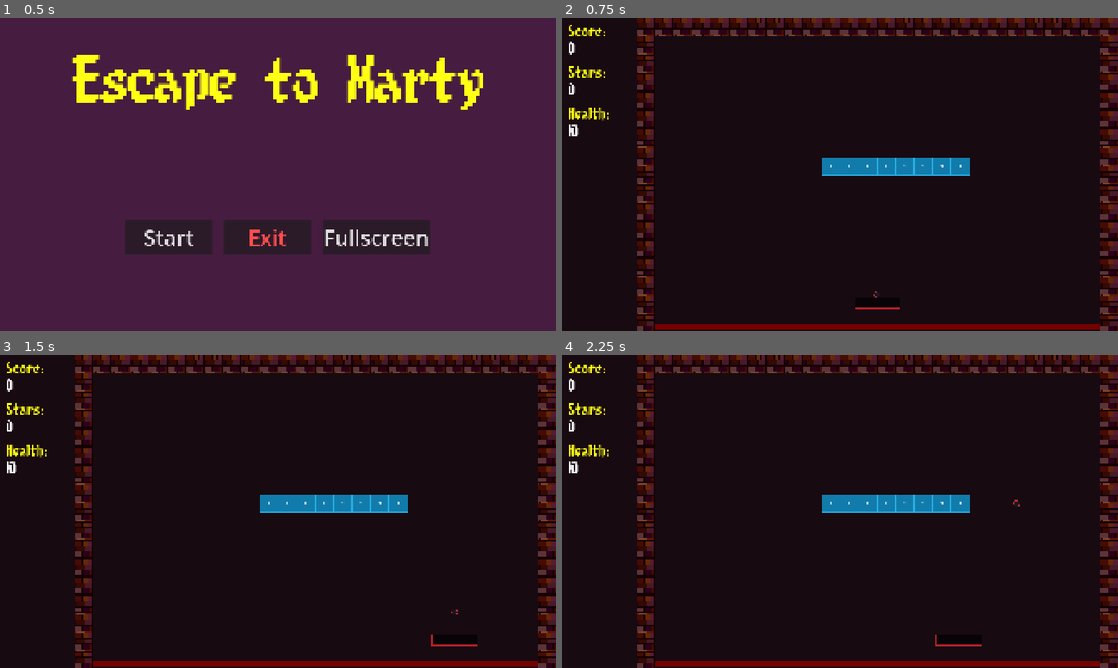
Above: before the commit, frames 1-4 (two rows, left to right).
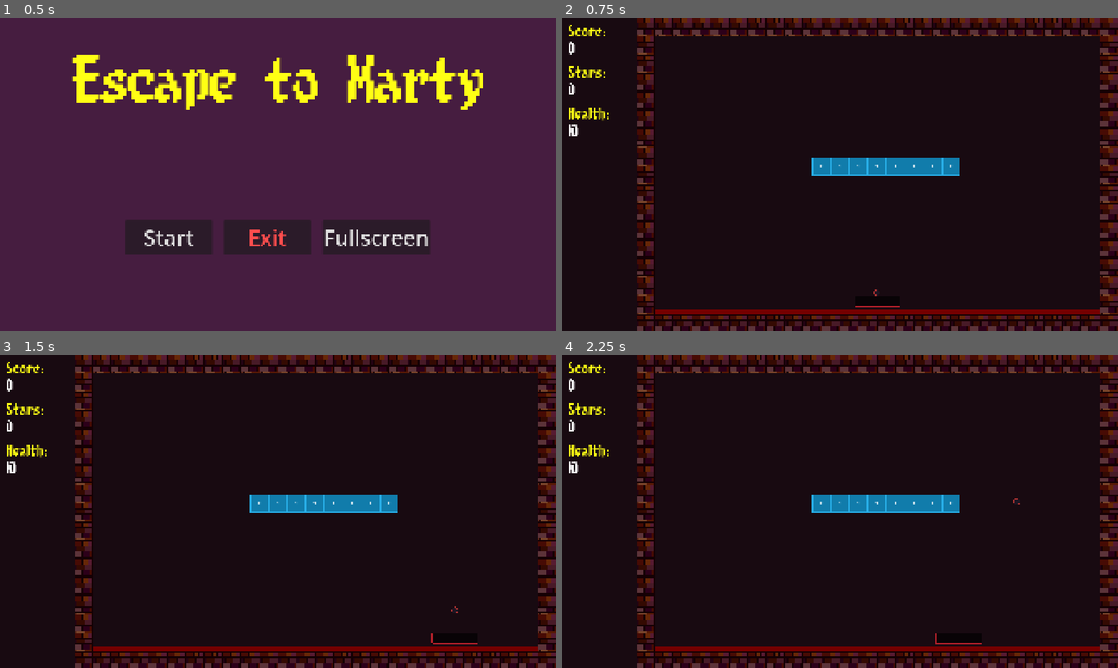
Above: after the commit, the same moments.

Repository: lostpoet999/escape_to_marty
Game: Godot game, scene res://scenes_and_scripts/ui_main_menu/main_menu.tscn
The game is run twice, just before and just after one commit, with the same random seed, the same clock (stepped at 60 frames per second) and the same inputs.
Inputs (mouse positions are in pixels of both pictures, inside the frame that each line leads up to):
- Up to frame 1 (0.5 s): no input
- Up to frame 2 (0.75 s): click "Start" at 0.5 s
- Up to frame 3 (1.5 s): tap Enter at 1.25 s; move the mouse to (305, 511) at 1.27 s; click (305, 511) at 1.35 s
- Up to frame 4 (2.25 s): tap Space at 2 s; move the mouse to (812, 511) at 2.02 s; tap Tab (click_mode_toggle) at 2.1 s

Frame 1 is identical in both runs. In frame 2, 4.6% of the frame differs, in the area x 16-97%, y 44-100%; in frame 3, 4.6%; in frame 4, 4.6%.

Commit message:
chore: disabled click_mode unless ball is launched

Diff:
--- a/data/floors/floor_1.json
+++ b/data/floors/floor_1.json
@@ -1,7 +1,7 @@
 {
   "floor_id": 1,
   "floor_name": "Denial",
-  "description": "Floor 1 - NYC memories, warm blues",
+  "description": "Floor 1 - The Lighthouse, Murky/Cloudy Blues",
 
   "rooms": {
 	"1,3": {
--- a/scenes_and_scripts/ball/ball.gd
+++ b/scenes_and_scripts/ball/ball.gd
@@ -40,6 +40,7 @@
 	var offset: float = ball_half_height + get_paddle_half_height() + 1.0
 	position = paddle.global_position + Vector2(0, -offset)
 	on_paddle = true
+	GameManager.change_state(GameManager.GameState.BALL_ON_PADDLE)
 
 func instantiate_all_effects() -> void:
 	for powerup_ref: BallPowerUp in powerup_array:
@@ -67,6 +68,7 @@
 
 func launch_ball() -> void:
 	on_paddle = false
+	GameManager.change_state(GameManager.GameState.PLAYING)
 	set_process(true)
 	velocity = Vector2(float(paddle.current_speed), -initial_speed)
 	velocity = velocity.normalized() * initial_speed
--- a/scenes_and_scripts/levels/level_01.tscn
+++ b/scenes_and_scripts/levels/level_01.tscn
@@ -54,35 +54,35 @@
 metadata/_edit_lock_ = true
 
 [node name="BlueBrick" parent="PlayArea/Bricks" unique_id=887021685 instance=ExtResource("6_7jbmx")]
-position = Vector2(992, 640)
+position = Vector2(960, 640)
 
 [node name="BlueBrick2" parent="PlayArea/Bricks" unique_id=1467209203 instance=ExtResource("6_7jbmx")]
-position = Vector2(1056, 640)
+position = Vector2(1024, 640)
 
 [node name="BlueBrick3" parent="PlayArea/Bricks" unique_id=277885668 instance=ExtResource("6_7jbmx")]
-position = Vector2(1120, 640)
+position = Vector2(1088, 640)
 
 [node name="BlueBrick4" parent="PlayArea/Bricks" unique_id=771235592 instance=ExtResource("6_7jbmx")]
-position = Vector2(1184, 640)
+position = Vector2(1152, 640)
 
 [node name="BlueBrick5" parent="PlayArea/Bricks" unique_id=223027946 instance=ExtResource("6_7jbmx")]
-position = Vector2(1248, 640)
+position = Vector2(1216, 640)
 
 [node name="BlueBrick6" parent="PlayArea/Bricks" unique_id=602918457 instance=ExtResource("6_7jbmx")]
-position = Vector2(1312, 640)
+position = Vector2(1280, 640)
 
 [node name="BlueBrick7" parent="PlayArea/Bricks" unique_id=1915143542 instance=ExtResource("6_7jbmx")]
-position = Vector2(1376, 640)
+position = Vector2(1344, 640)
 
 [node name="BlueBrick8" parent="PlayArea/Bricks" unique_id=1074371901 instance=ExtResource("6_7jbmx")]
-position = Vector2(1440, 640)
+position = Vector2(1408, 640)
 
 [node name="Walls" type="Node2D" parent="PlayArea" unique_id=76639453]
 position = Vector2(-249, 32)
 metadata/_edit_lock_ = true
 
 [node name="DeathWall" parent="PlayArea/Walls" unique_id=518440941 instance=ExtResource("9_8c2x0")]
-position = Vector2(256, 1024)
+position = Vector2(256, 971)
 scale = Vector2(0.978, 0.195)
 
 [node name="Border_Wall" parent="PlayArea/Walls" unique_id=618575957 instance=ExtResource("5_bmcj7")]
@@ -255,6 +255,102 @@
 
 [node name="Border_Wall58" parent="PlayArea/Walls" unique_id=851165301 instance=ExtResource("5_bmcj7")]
 position = Vector2(256, 1024)
+
+[node name="Border_Wall59" parent="PlayArea/Walls" unique_id=1671752515 instance=ExtResource("5_bmcj7")]
+position = Vector2(320, 1024)
+metadata/_edit_group_ = true
+
+[node name="Border_Wall60" parent="PlayArea/Walls" unique_id=1787683377 instance=ExtResource("5_bmcj7")]
+position = Vector2(384, 1024)
+metadata/_edit_group_ = true
+
+[node name="Border_Wall61" parent="PlayArea/Walls" unique_id=1036837634 instance=ExtResource("5_bmcj7")]
+position = Vector2(448, 1024)
+metadata/_edit_group_ = true
+
+[node name="Border_Wall62" parent="PlayArea/Walls" unique_id=182499593 instance=ExtResource("5_bmcj7")]
+position = Vector2(512, 1024)
+metadata/_edit_group_ = true
+
+[node name="Border_Wall63" parent="PlayArea/Walls" unique_id=1281815036 instance=ExtResource("5_bmcj7")]
+position = Vector2(576, 1024)
+metadata/_edit_group_ = true
+
+[node name="Border_Wall64" parent="PlayArea/Walls" unique_id=380184980 instance=ExtResource("5_bmcj7")]
+position = Vector2(640, 1024)
+metadata/_edit_group_ = true
+
+[node name="Border_Wall65" parent="PlayArea/Walls" unique_id=153235910 instance=ExtResource("5_bmcj7")]
+position = Vector2(704, 1024)
+metadata/_edit_group_ = true
+
+[node name="Border_Wall66" parent="PlayArea/Walls" unique_id=1280189616 instance=ExtResource("5_bmcj7")]
+position = Vector2(768, 1024)
+metadata/_edit_group_ = true
+
+[node name="Border_Wall67" parent="PlayArea/Walls" unique_id=326013391 instance=ExtResource("5_bmcj7")]
+position = Vector2(832, 1024)
+metadata/_edit_group_ = true
+
+[node name="Border_Wall68" parent="PlayArea/Walls" unique_id=797518223 instance=ExtResource("5_bmcj7")]
+position = Vector2(896, 1024)
+metadata/_edit_group_ = true
+
+[node name="Border_Wall69" parent="PlayArea/Walls" unique_id=507763966 instance=ExtResource("5_bmcj7")]
+position = Vector2(960, 1024)
+metadata/_edit_group_ = true
+
+[node name="Border_Wall70" parent="PlayArea/Walls" unique_id=862521668 instance=ExtResource("5_bmcj7")]
+position = Vector2(1024, 1024)
+metadata/_edit_group_ = true
+
+[node name="Border_Wall71" parent="PlayArea/Walls" unique_id=326725167 instance=ExtResource("5_bmcj7")]
+position = Vector2(1088, 1024)
+metadata/_edit_group_ = true
+
+[node name="Border_Wall72" parent="PlayArea/Walls" unique_id=867235336 instance=ExtResource("5_bmcj7")]
+position = Vector2(1152, 1024)
+metadata/_edit_group_ = true
+
+[node name="Border_Wall73" parent="PlayArea/Walls" unique_id=862831792 instance=ExtResource("5_bmcj7")]
+position = Vector2(1216, 1024)
+metadata/_edit_group_ = true
+
+[node name="Border_Wall74" parent="PlayArea/Walls" unique_id=897308441 instance=ExtResource("5_bmcj7")]
+position = Vector2(1280, 1024)
+metadata/_edit_group_ = true
+
+[node name="Border_Wall75" parent="PlayArea/Walls" unique_id=1095321458 instance=ExtResource("5_bmcj7")]
+position = Vector2(1344, 1024)
+metadata/_edit_group_ = true
+
+[node name="Border_Wall76" parent="PlayArea/Walls" unique_id=933782522 instance=ExtResource("5_bmcj7")]
+position = Vector2(1408, 1024)
+metadata/_edit_group_ = true
+
+[node name="Border_Wall77" parent="PlayArea/Walls" unique_id=946539763 instance=ExtResource("5_bmcj7")]
+position = Vector2(1472, 1024)
+metadata/_edit_group_ = true
+
+[node name="Border_Wall78" parent="PlayArea/Walls" unique_id=157458280 instance=ExtResource("5_bmcj7")]
+position = Vector2(1536, 1024)
+metadata/_edit_group_ = true
+
+[node name="Border_Wall79" parent="PlayArea/Walls" unique_id=624181785 instance=ExtResource("5_bmcj7")]
+position = Vector2(1600, 1024)
+metadata/_edit_group_ = true
+
+[node name="Border_Wall80" parent="PlayArea/Walls" unique_id=372020448 instance=ExtResource("5_bmcj7")]
+position = Vector2(1664, 1024)
+metadata/_edit_group_ = true
+
+[node name="Border_Wall81" parent="PlayArea/Walls" unique_id=1055998270 instance=ExtResource("5_bmcj7")]
+position = Vector2(1728, 1024)
+metadata/_edit_group_ = true
+
+[node name="Border_Wall82" parent="PlayArea/Walls" unique_id=408799617 instance=ExtResource("5_bmcj7")]
+position = Vector2(1792, 1024)
+metadata/_edit_group_ = true
 
 [node name="Border_Wall57" parent="PlayArea/Walls" unique_id=285859164 instance=ExtResource("5_bmcj7")]
 position = Vector2(256, 832)
@@ -283,8 +379,8 @@
 anchor_bottom = 0.5
 
 [node name="Paddle" parent="." unique_id=146319671 instance=ExtResource("1_sd3qt")]
-position = Vector2(1088, 984)
+position = Vector2(1088, 978)
 scale = Vector2(1.3, 1)
 
 [node name="Ball" parent="." unique_id=776217501 instance=ExtResource("2_jgvlq")]
-position = Vector2(1088, 955)
+position = Vector2(1088, 949)
--- a/scenes_and_scripts/player_paddle/paddle.tscn
+++ b/scenes_and_scripts/player_paddle/paddle.tscn
@@ -6,16 +6,15 @@
 [sub_resource type="RectangleShape2D" id="RectangleShape2D_8fbbk"]
 size = Vector2(36.0002, 121.99986)
 
-[node name="Paddle" type="CharacterBody2D" groups=["paddle"]]
+[node name="Paddle" type="CharacterBody2D" unique_id=1681485936 groups=["paddle"]]
 collision_mask = 3
 script = ExtResource("1_ews1h")
 
-[node name="Sprite2D" type="Sprite2D" parent="."]
+[node name="Sprite2D" type="Sprite2D" parent="." unique_id=486052735]
 position = Vector2(0.215551, 0.5)
 scale = Vector2(0.431095, 0.393617)
 texture = ExtResource("2_qicss")
 
-[node name="CollisionShape2D" type="CollisionShape2D" parent="."]
-position = Vector2(-1.5258789e-05, 0.9985233)
+[node name="CollisionShape2D" type="CollisionShape2D" parent="." unique_id=305792111]
 rotation = 1.57085
 shape = SubResource("RectangleShape2D_8fbbk")
--- a/scenes_and_scripts/singletons/game_manager.gd
+++ b/scenes_and_scripts/singletons/game_manager.gd
@@ -4,7 +4,7 @@
 const MAIN_MENU = preload("uid://djuj72c4lcukn")
 const LEVEL_01 = preload("uid://bea1h3570swpu")
 
-enum GameState {MAIN_MENU, PLAYING, PAUSED, GAME_OVER, CLICK_MODE}
+enum GameState {MAIN_MENU, BALL_ON_PADDLE, PLAYING, PAUSED, GAME_OVER, CLICK_MODE}
 var current_state: GameState = GameState.MAIN_MENU
 
 #const node group constants
@@ -34,11 +34,13 @@
 	if current_state == to_state: return false
 	match from_state:
 		GameState.MAIN_MENU:
-			return to_state in [GameState.PLAYING]
+			return to_state in [GameState.BALL_ON_PADDLE]
+		GameState.BALL_ON_PADDLE:
+			return to_state in [GameState.PLAYING, GameState.PAUSED]
 		GameState.PLAYING:
 			return to_state in [GameState.PAUSED, GameState.GAME_OVER, GameState.MAIN_MENU, GameState.CLICK_MODE]
 		GameState.PAUSED:
-			return to_state in [GameState.PLAYING]
+			return to_state in [GameState.PLAYING, GameState.BALL_ON_PADDLE]
 		GameState.GAME_OVER:
 			return to_state in [GameState.MAIN_MENU, GameState.PLAYING]
 		GameState.CLICK_MODE:
@@ -51,6 +53,8 @@
 		GameState.MAIN_MENU:
 			Input.set_mouse_mode(Input.MOUSE_MODE_VISIBLE)
 			Signalbus.game_state_main_menu.emit()
+		GameState.BALL_ON_PADDLE:
+			Input.set_mouse_mode(Input.MOUSE_MODE_CAPTURED)
 		GameState.PLAYING:
 			Input.set_mouse_mode(Input.MOUSE_MODE_CAPTURED)
 			Signalbus.game_state_playing.emit()
--- a/scenes_and_scripts/singletons/signalbus.gd
+++ b/scenes_and_scripts/singletons/signalbus.gd
@@ -1,6 +1,6 @@
 extends Node
 
-## NOTE: One child-down should use direct references.  Otherwise let's just use signabus to make things easy.
+## NOTE: One child-down should use direct references.  Otherwise let's just use signalbus to make things easy.
 
 ## =============================================================================
 ## GAME STATE SIGNALS
--- a/scenes_and_scripts/ui_main_menu/main_menu.gd
+++ b/scenes_and_scripts/ui_main_menu/main_menu.gd
@@ -8,7 +8,7 @@
 		exit_button.hide()
 
 func _on_start_button_pressed() -> void:
-	GameManager.change_state(GameManager.GameState.PLAYING)
+	GameManager.change_state(GameManager.GameState.BALL_ON_PADDLE)
 	GameManager.load_scene(GameManager.LEVEL_01)
 
 
